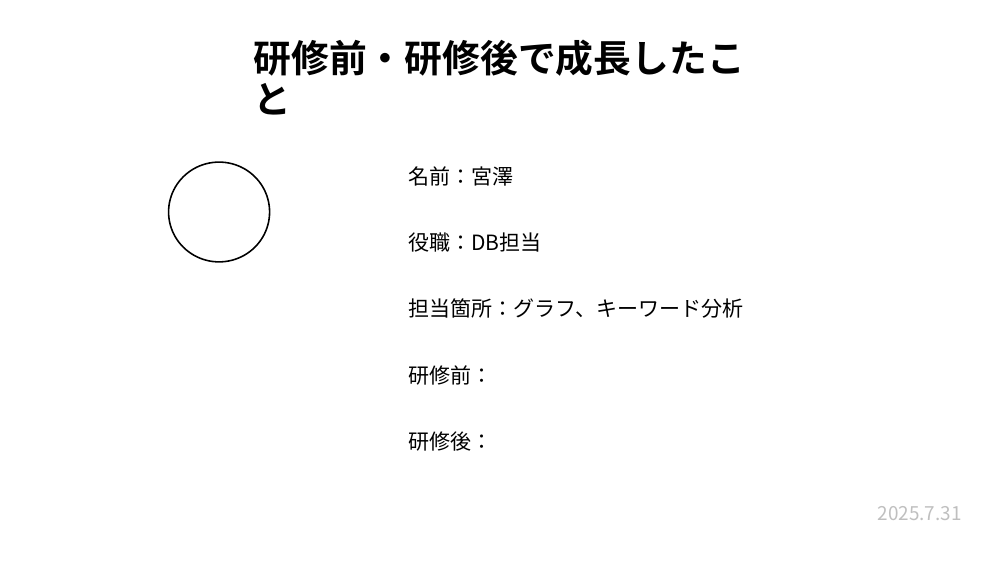
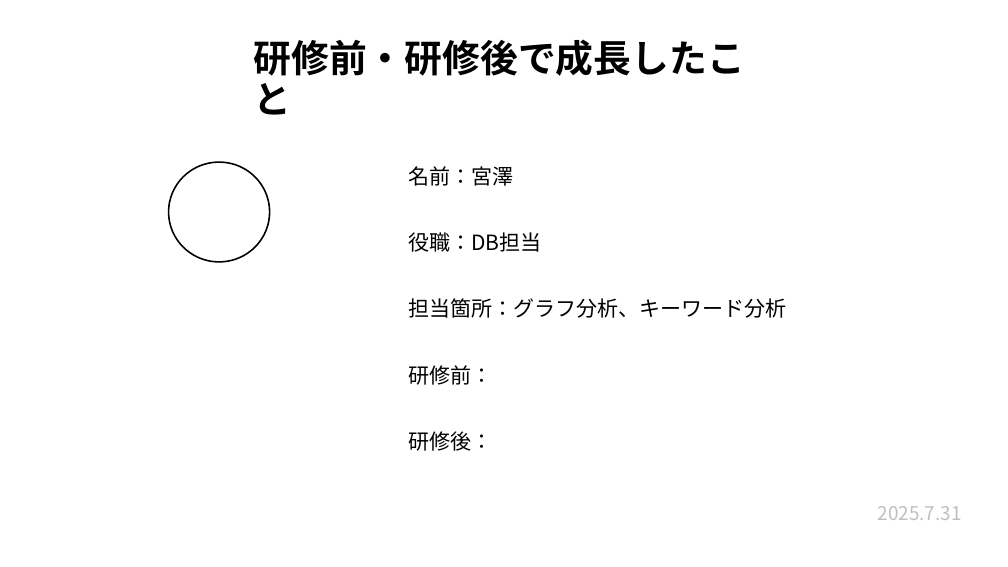
Before and after one commit to plusdojo2025/a2-7, a slide deck: slide 11 of 発表準備/7月成果発表会.pptx. Drawn at 1008x567 pixels with LibreOffice and Linux fonts; fonts in the diff are those of the drawing. Boxes give left, top, right and bottom in pixels: in the first picture for what was removed or moved away, otherwise in the second. Text is boxed around its words. In the diff, an @@ line names an element or a change of style, - is before the commit and + after.

```diff
--- a/発表準備/7月成果発表会.pptx
+++ b/発表準備/7月成果発表会.pptx
@@ text at [408, 298, 787, 318]: text changed @@
-担当箇所：グラフ、キーワード分析
+担当箇所：グラフ分析、キーワード分析
```
Also in this commit, not shown: 1 other slide changed, 4 other files.
